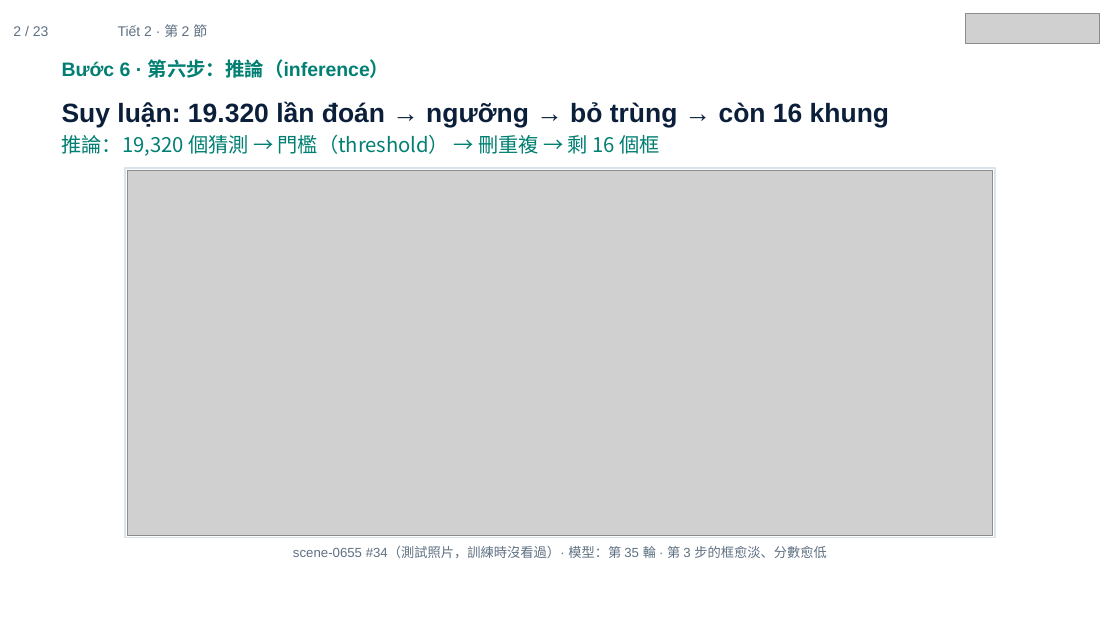
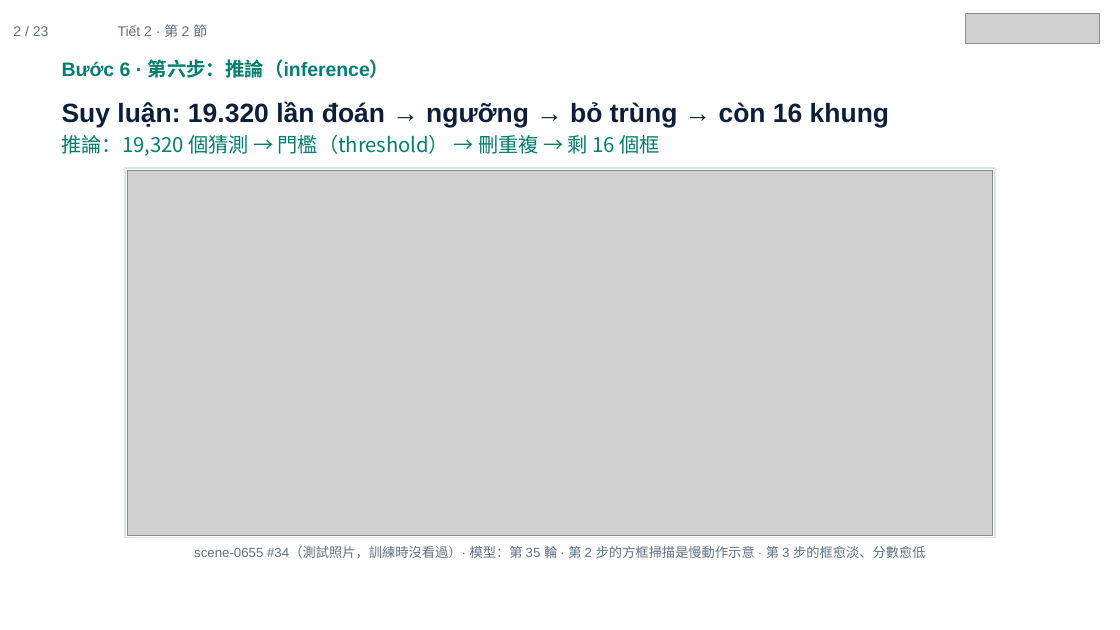
Before and after one commit to ch-neural/MITUST-Principles-of-Self-Driving-Cars, a slide deck: slide 2 of 第十週(11-12)/第十週_第2節_簡報.pptx. Drawn at 1120x630 pixels with LibreOffice and Linux fonts; fonts in the diff are those of the drawing; grey boxes stand for pictures. Boxes give left, top, right and bottom in pixels: in the first picture for what was removed or moved away, otherwise in the second. Text is boxed around its words. In the diff, an @@ line names an element or a change of style, - is before the commit and + after.

```diff
--- a/第十週(11-12)/第十週_第2節_簡報.pptx
+++ b/第十週(11-12)/第十週_第2節_簡報.pptx
@@ text at [194,546,925,558]: text changed @@
-scene-0655 #34（測試照片，訓練時沒看過）· 模型：第 35 輪 · 第 3 步的框愈淡、分數愈低
+scene-0655 #34（測試照片，訓練時沒看過）· 模型：第 35 輪 · 第 2 步的方框掃描是慢動作示意 · 第 3 步的框愈淡、分數愈低
```
